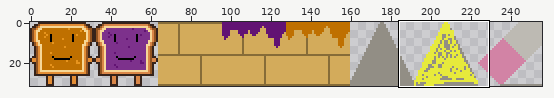
Sprite sheet, stored at Engine/assets/Tiles.png. The first picture is a wide view before the edit; the outline marks the close-up.
Close-up. Before the commit:
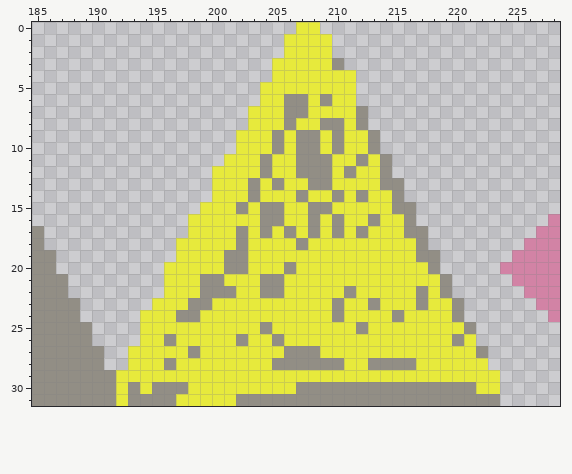
The file is 256x32 pixels. Pixels under 10% opacity are left out. Shown: x 185..228, y 0..31.
Once edited:
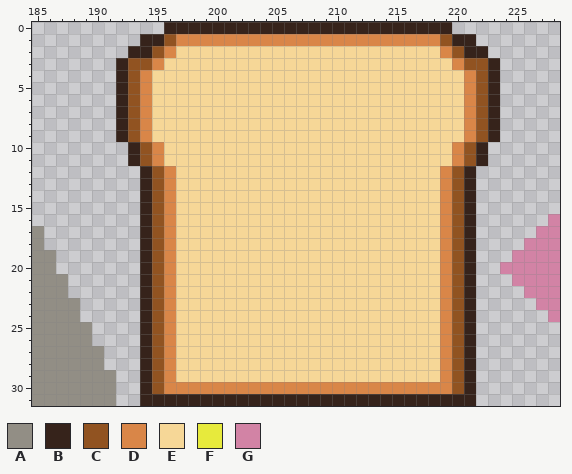
Palette (. is transparent): A #928e85  B #36231b  C #915321  D #d98648  E #f6d797  F #e7ea3c  G #d283a5
Difference:
{"y":0,"x":196,"old":"...........FF...........","new":"BBBBBBBBBBBBBBBBBBBBBBBB"}
{"y":1,"x":194,"old":"............FFFF............","new":"BBCDDDDDDDDDDDDDDDDDDDDDDCBB"}
{"y":2,"x":193,"old":".............FFFF.............","new":"BBCDEEEEEEEEEEEEEEEEEEEEEEDCBB"}
{"y":3,"x":192,"old":".............FFFFFA.............","new":"BCCDEEEEEEEEEEEEEEEEEEEEEEEEDCCB"}
{"y":4,"x":192,"old":".............FFFFFFF............","new":"BCDEEEEEEEEEEEEEEEEEEEEEEEEEEDCB"}
{"y":5,"x":192,"old":"............FFFFFFFF............","new":"BCDEEEEEEEEEEEEEEEEEEEEEEEEEEDCB"}
{"y":6,"x":192,"old":"............FFAAFAFF............","new":"BCDEEEEEEEEEEEEEEEEEEEEEEEEEEDCB"}
{"y":7,"x":192,"old":"...........FFFAAFFFFA...........","new":"BCDEEEEEEEEEEEEEEEEEEEEEEEEEEDCB"}
{"y":8,"x":192,"old":"...........FFFAFFAAFA...........","new":"BCDEEEEEEEEEEEEEEEEEEEEEEEEEEDCB"}
{"y":9,"x":192,"old":"..........FFFAFAAFAFFA..........","new":"BCDEEEEEEEEEEEEEEEEEEEEEEEEEEDCB"}
{"y":10,"x":193,"old":".........FFFAFAAFAFFA.........","new":"BCDEEEEEEEEEEEEEEEEEEEEEEEEDCB"}
{"y":11,"x":193,"old":"........FFFAFFAAAFFAFA........","new":"BCDEEEEEEEEEEEEEEEEEEEEEEEEDCB"}
{"y":12,"x":194,"old":"......FFFFAFFAAAFAFFA.......","new":"BCDEEEEEEEEEEEEEEEEEEEEEEDCB"}
{"y":13,"x":194,"old":"......FFFAFAFFAAFFFFAA......","new":"BCDEEEEEEEEEEEEEEEEEEEEEEDCB"}
{"y":14,"x":194,"old":"......FFFAFFFAFFAFAFFA......","new":"BCDEEEEEEEEEEEEEEEEEEEEEEDCB"}
{"y":15,"x":194,"old":".....FFFAFAAFFAAFFFFFAA.....","new":"BCDEEEEEEEEEEEEEEEEEEEEEEDCB"}
{"y":16,"x":194,"old":"....FFFFFFAAFFAFAFFAFFA.....","new":"BCDEEEEEEEEEEEEEEEEEEEEEEDCB"}
{"y":17,"x":194,"old":"....FFFFAFAFAFAFAFAFFFAA....","new":"BCDEEEEEEEEEEEEEEEEEEEEEEDCB"}
{"y":18,"x":194,"old":"...FFFFFAFFFFAFFFFFFFFFA....","new":"BCDEEEEEEEEEEEEEEEEEEEEEEDCB"}
{"y":19,"x":194,"old":"...FFFFAAFFFFFFFFFFFFFFAA...","new":"BCDEEEEEEEEEEEEEEEEEEEEEEDCB"}
{"y":20,"x":194,"old":"..FFFFFAAFFFAFFFFFFFFFFFA...","new":"BCDEEEEEEEEEEEEEEEEEEEEEEDCB"}
{"y":21,"x":194,"old":"..FFFAAFFFAAFFFFFFFFFFFFFA..","new":"BCDEEEEEEEEEEEEEEEEEEEEEEDCB"}
{"y":22,"x":194,"old":"..FFFAAAFFAAFFFFFAFFFFFAFA..","new":"BCDEEEEEEEEEEEEEEEEEEEEEEDCB"}
{"y":23,"x":194,"old":".FFFAAFFFFFFFFFFAFFAFFFAFFA.","new":"BCDEEEEEEEEEEEEEEEEEEEEEEDCB"}
{"y":24,"x":194,"old":"FFFAAFFFFFFFFFFFAFFFFAFFFFA.","new":"BCDEEEEEEEEEEEEEEEEEEEEEEDCB"}
{"y":25,"x":194,"old":"FFFFFFFFFFAFFFFFFFAFFFFFFFFA","new":"BCDEEEEEEEEEEEEEEEEEEEEEEDCB"}
{"y":26,"x":194,"old":"FFAFFFFFAFFAFFFFFFFFFFFFFFAF","new":"BCDEEEEEEEEEEEEEEEEEEEEEEDCB"}
{"y":27,"x":193,"old":"FFFFFAFFFFFFFAAAFFFFFFFFFFFFFA","new":".BCDEEEEEEEEEEEEEEEEEEEEEEDCB."}
{"y":28,"x":193,"old":"FFFAFFFFFFFFAAAAAAFFAAAAFFFFFF","new":".BCDEEEEEEEEEEEEEEEEEEEEEEDCB."}
{"y":29,"x":192,"old":"FFFFFFFFFFFFFFFFFFFFFFFFFFFFFFFF","new":"..BCDEEEEEEEEEEEEEEEEEEEEEEDCB.."}
{"y":30,"x":192,"old":"FAFAAAFFFFFFFFFAAAAAAAAAAAAAAAFF","new":"..BCDDDDDDDDDDDDDDDDDDDDDDDDCB.."}
{"y":31,"x":192,"old":"FAAAAFFFFFAAAAAAAAAAAAAAAAAAAAAA","new":"..BBBBBBBBBBBBBBBBBBBBBBBBBBBB.."}
{"label":"changed","picture_box":[116,22,500,406]}
